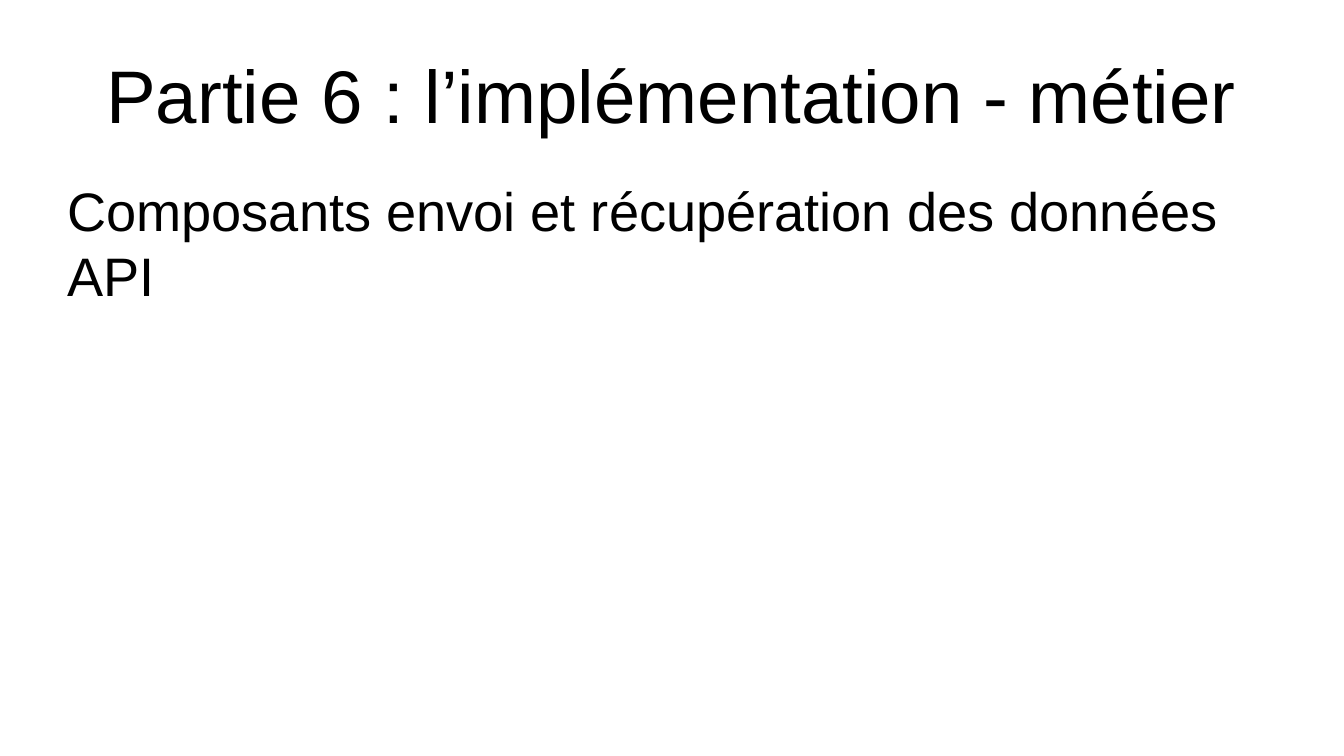
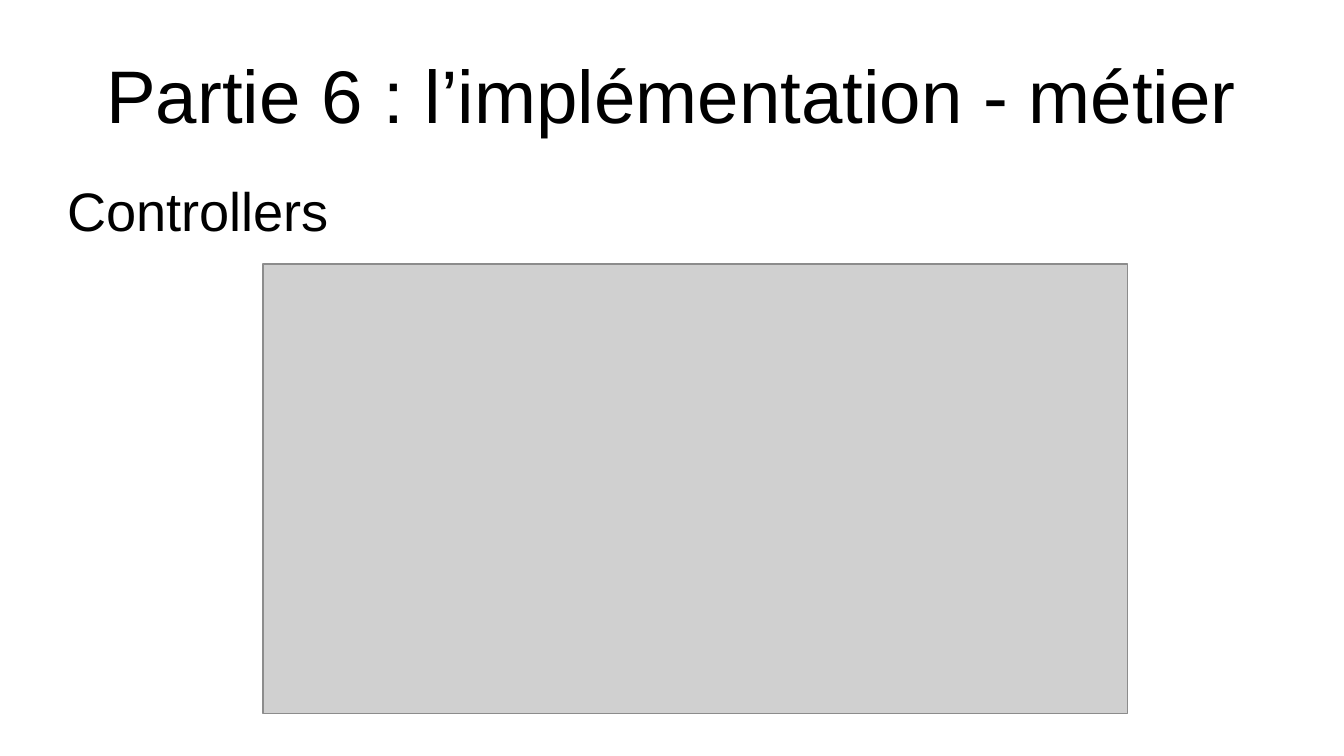
Before and after one commit to EmmaBroudic/Projet-Nooky, a slide deck: slide 42 of doc/Nooky.odp (slide 37 before the commit). Drawn at 1344x756 pixels with LibreOffice and Linux fonts; fonts in the diff are those of the drawing; grey boxes stand for pictures. Boxes give left, top, right and bottom in pixels: in the first picture for what was removed or moved away, otherwise in the second. Text is boxed around its words. In the diff, an @@ line names an element or a change of style, - is before the commit and + after.

```diff
--- a/doc/Nooky.odp
+++ b/doc/Nooky.odp
@@ text at (67,191,329,232): text changed @@
-Composants envoi et récupération des données API
+Controllers
@@ picture added at (263,265,1128,715) @@
```
Also in this commit, not shown: 13 other slides changed, 4 slides added, 2 other files.
